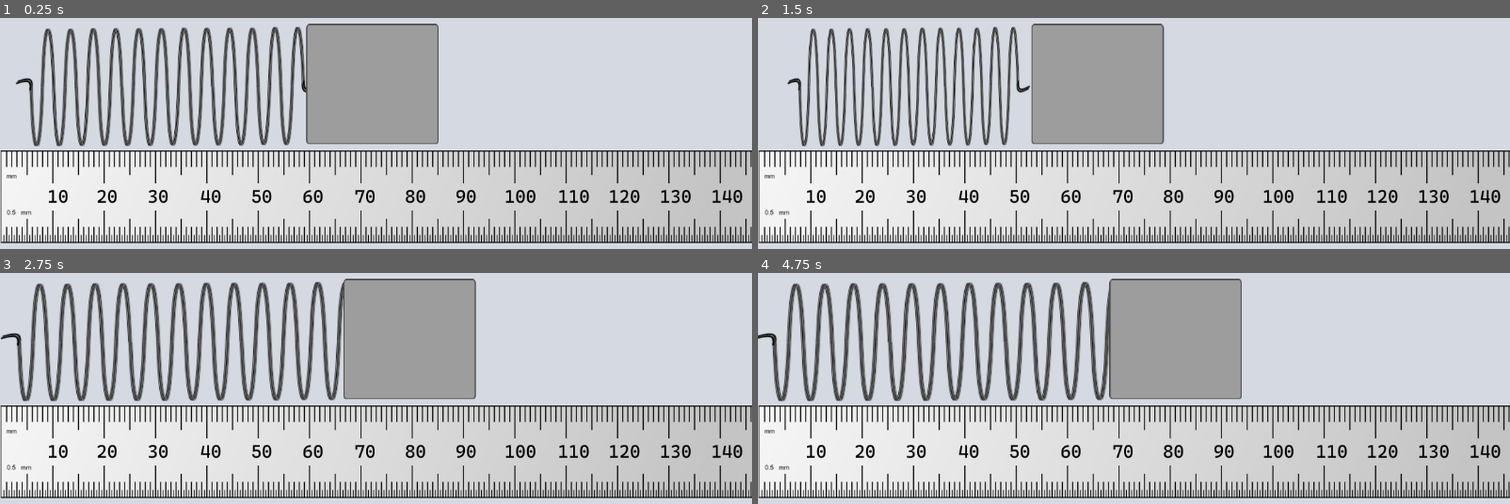
Above: before the commit, frames 1-4 (two rows, left to right).
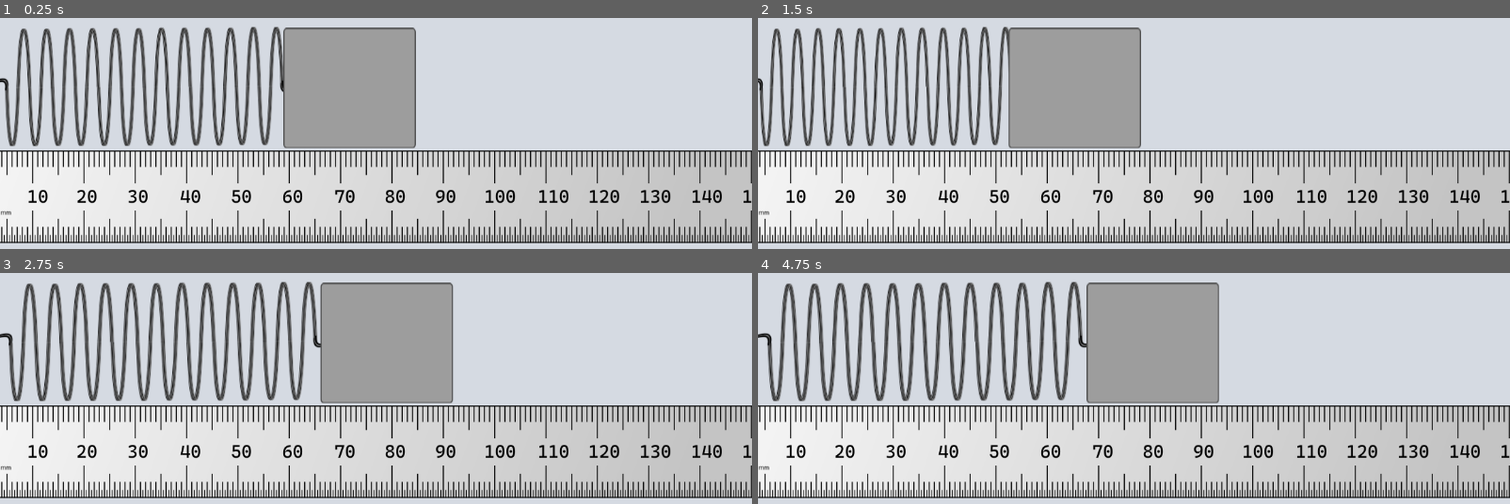
Above: after the commit, the same moments.

Repository: ydGit/qpac
Game: Godot game, scene res://scenes/oscillator.tscn
Same seed, same stepped clock (60 frames per second), same inputs: the game is played once before the commit and once after it. The project has no main scene, so this scene is started directly.
Inputs:
- Up to frame 1 (0.25 s): no input
- Up to frame 2 (1.5 s): no input
- Up to frame 3 (2.75 s): no input
- Up to frame 4 (4.75 s): no input

The runs differ from the first frame. In frame 1, 19% of the frame differs, in the area x 0-100%, y 2-98%; in frame 2, 23%; in frame 3, 25%; in frame 4, 26%.

Commit message:
Created two oscillator scene
Also moved the control script from the spring to the body

Diff:
--- /dev/null
+++ b/projects/spring_oscillator/scenes/body.gd
@@ -0,0 +1,41 @@
+extends Sprite2D
+
+@export var stiffness: float = 10.0  # Newton / m
+@export var mass: float = 9  # kilogram, mass of the object
+@export var stretch: float = 0.02  # initial stretch
+
+var osc_freq = 2*PI*sqrt(stiffness/mass)
+var time = 0
+var phase = 0
+var stretch_scale = 0
+
+var draw_scale = 3200
+
+var current_position
+var current_scale
+
+var initial_position
+
+var spring_initial_scale
+var spring_initial_position
+
+# Called when the node enters the scene tree for the first time.
+func _ready():
+	initial_position = self.transform.get_origin()
+	spring_initial_scale = get_parent().transform.get_scale()
+	spring_initial_position = get_parent().transform.get_origin()
+
+
+# Called every frame. 'delta' is the elapsed time since the previous frame.
+func _process(delta):
+	time += delta
+	phase = cos(osc_freq*time)
+	# move body
+	self.transform.origin = Vector2(initial_position[0]+draw_scale * stretch * phase,
+									initial_position[1])
+	# move spring center
+	get_parent().transform.origin = Vector2(spring_initial_position[0]+ draw_scale * stretch * phase/2.0,
+									spring_initial_position[1])
+	# strech the spring
+	stretch_scale = 1 + draw_scale * stretch * phase / initial_position[0]
+	get_parent().scale = Vector2(spring_initial_scale[0]*stretch_scale, spring_initial_scale[1])
--- a/projects/spring_oscillator/scenes/oscillator.tscn
+++ b/projects/spring_oscillator/scenes/oscillator.tscn
@@ -3,24 +3,24 @@
 [ext_resource type="Texture2D" uid="uid://vy31g3q6ivk5" path="res://png/ruler.png" id="1_y16fx"]
 [ext_resource type="Texture2D" uid="uid://bj07k2ka4juup" path="res://png/spring.png" id="2_bt3kf"]
 [ext_resource type="Texture2D" uid="uid://dao13so6ewiwp" path="res://png/body.png" id="3_2m1e2"]
-[ext_resource type="Script" path="res://scenes/spring.gd" id="3_34a6h"]
 [ext_resource type="Texture2D" uid="uid://drtr8dsb0s5qb" path="res://png/background.png" id="4_imft3"]
+[ext_resource type="Script" path="res://scenes/body.gd" id="4_qtmud"]
 
 [node name="oscillator" type="Node2D"]
 
 [node name="ruler" type="Sprite2D" parent="."]
-position = Vector2(608, 373)
+position = Vector2(577, 373)
 texture = ExtResource("1_y16fx")
 
 [node name="spring" type="Sprite2D" parent="."]
-position = Vector2(259, 204)
+position = Vector2(224, 204)
 texture = ExtResource("2_bt3kf")
-script = ExtResource("3_34a6h")
 
 [node name="body" type="Sprite2D" parent="spring"]
 top_level = true
-position = Vector2(576, 200)
+position = Vector2(541, 206)
 texture = ExtResource("3_2m1e2")
+script = ExtResource("4_qtmud")
 
 [node name="background" type="Sprite2D" parent="."]
 z_index = -1
--- /dev/null
+++ b/projects/spring_oscillator/scenes/two_oscillators.tscn
@@ -0,0 +1,44 @@
+[gd_scene load_steps=6 format=3 uid="uid://diephuhrcq3fv"]
+
+[ext_resource type="Texture2D" uid="uid://vy31g3q6ivk5" path="res://png/ruler.png" id="1_3fsnu"]
+[ext_resource type="Texture2D" uid="uid://bj07k2ka4juup" path="res://png/spring.png" id="2_ddc0v"]
+[ext_resource type="Texture2D" uid="uid://dao13so6ewiwp" path="res://png/body.png" id="3_lrgjk"]
+[ext_resource type="Script" path="res://scenes/body.gd" id="4_x43y3"]
+[ext_resource type="Texture2D" uid="uid://drtr8dsb0s5qb" path="res://png/background.png" id="5_8oe22"]
+
+[node name="oscillator" type="Node2D"]
+
+[node name="ruler" type="Sprite2D" parent="."]
+position = Vector2(577, 373)
+texture = ExtResource("1_3fsnu")
+
+[node name="spring" type="Sprite2D" parent="."]
+position = Vector2(112, 251)
+scale = Vector2(0.5, 0.5)
+texture = ExtResource("2_ddc0v")
+
+[node name="body" type="Sprite2D" parent="spring"]
+top_level = true
+position = Vector2(274, 254)
+scale = Vector2(0.5, 0.5)
+texture = ExtResource("3_lrgjk")
+script = ExtResource("4_x43y3")
+
+[node name="spring2" type="Sprite2D" parent="."]
+position = Vector2(1045, 253)
+scale = Vector2(0.5, 0.5)
+texture = ExtResource("2_ddc0v")
+
+[node name="body" type="Sprite2D" parent="spring2"]
+top_level = true
+position = Vector2(887, 253)
+scale = Vector2(0.5, 0.5)
+texture = ExtResource("3_lrgjk")
+script = ExtResource("4_x43y3")
+stretch = -0.02
+
+[node name="background" type="Sprite2D" parent="."]
+z_index = -1
+position = Vector2(577, 326)
+scale = Vector2(0.961475, 1.22426)
+texture = ExtResource("5_8oe22")
